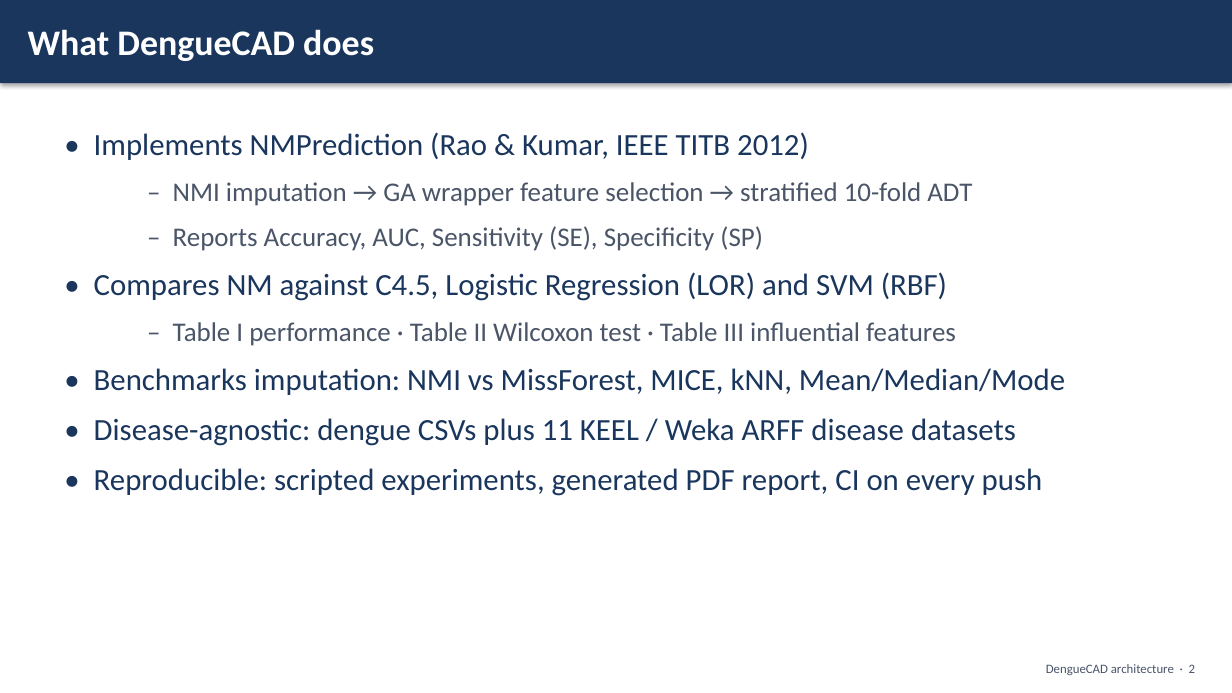
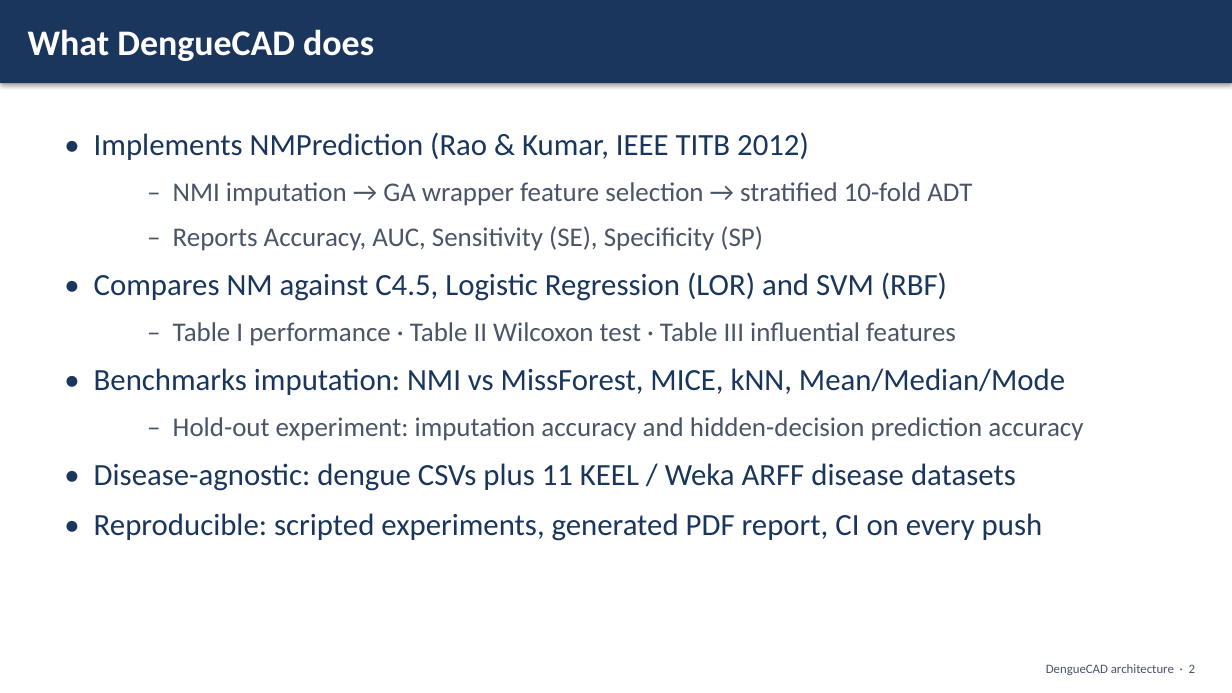
Before and after one commit to mrvr/DengueCAD, a slide deck: slide 2 of docs/DengueCAD_Architecture_Slides.pptx. Drawn at 1232x693 pixels with LibreOffice and Linux fonts; fonts in the diff are those of the drawing. Boxes give left, top, right and bottom in pixels: in the first picture for what was removed or moved away, otherwise in the second. Text is boxed around its words. In the diff, an @@ line names an element or a change of style, - is before the commit and + after.

```diff
--- a/docs/DengueCAD_Architecture_Slides.pptx
+++ b/docs/DengueCAD_Architecture_Slides.pptx
@@ text at <box>173,417,1083,441</box>: paragraph added @@
+  – Hold-out experiment: imputation accuracy and hidden-decision prediction accuracy
```
Also in this commit, not shown: 8 other slides changed, 1 slide added, 12 other files.
